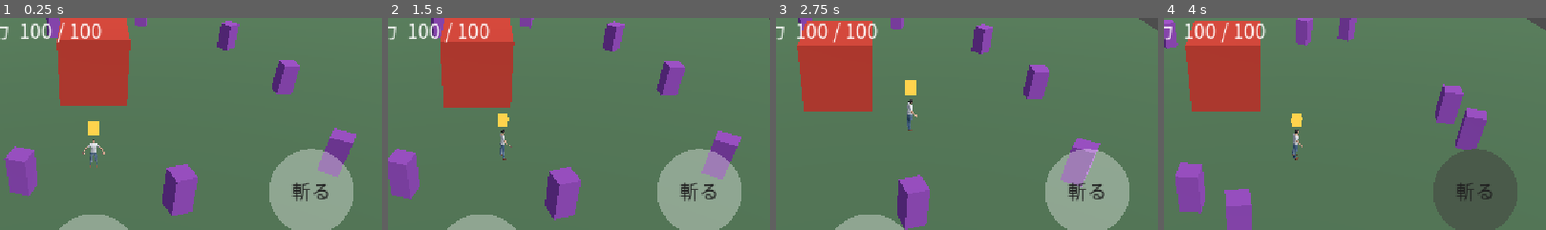
Above: before the commit, frames 1-4 (left to right).
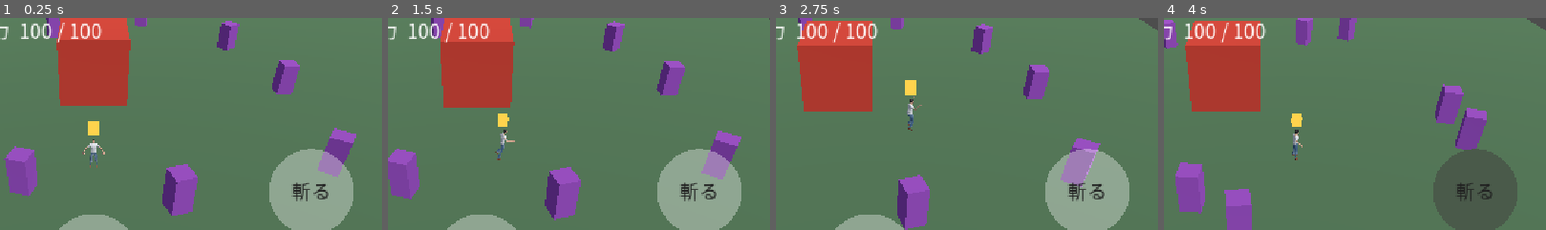
Above: after the commit, the same moments.

Repository: koyoy1016-gif/bigbusters-godot
Game: Godot game, scene res://scenes/prototype/stick_prototype.tscn
Same seed, same stepped clock (60 frames per second), same inputs: the game is played once before the commit and once after it. This scene is started directly instead of the project's main scene.
Inputs (mouse positions are % of the whole screen's width and height, from its top left):
- Up to frame 1 (0.25 s): no input
- Up to frame 2 (1.5 s): tap Enter at 0.5 s; move the mouse to (72, 44) at 0.52 s; tap 1 at 0.6 s; click (72, 44) at 0.67 s; drag from (30, 54) to (45, 70) at 1.27 s
- Up to frame 3 (2.75 s): move the mouse to (60, 27) at 2.02 s; tap 1 at 2.1 s; click (60, 27) at 2.17 s
- Up to frame 4 (4 s): drag from (45, 70) to (20, 34) at 2.77 s; move the mouse to (80, 65) at 3.52 s; tap 1 at 3.6 s; click (80, 65) at 3.67 s
The pictures show only the part of the screen within x 38-88%, y 14-64%; the shares and areas given below are measured in that part.

The runs differ from the first frame. In frame 1, less than 0.1% of the frame differs, in the area x 23-27%, y 61-65%; in frame 2, 0.2%, in the area x 28-34%, y 52-68%; in frame 3, 0.2%; in frame 4, less than 0.1%.

Commit message:
剣士の骨に、コードで動き（待ち・走る・ジャンプ・こうげき・たおれる）を付けた
Co-Authored-By: Claude Sonnet 5.5 <noreply@anthropic.com>
Claude-Session: https://claude.ai/code/session_01U5QjkxQPQVJ9bA9eQTVgJt

Diff:
--- a/data/characters.json
+++ b/data/characters.json
@@ -17,6 +17,7 @@
       "heads_tall": 7.5,
       "tri_budget": 15000,
       "model_scale": 0.6,
+      "procedural_anims": true,
       "animations": {
         "idle": "Idle",
         "run": "Run",
--- /dev/null
+++ b/data/procedural_anims.json
@@ -0,0 +1,53 @@
+{
+  "_memo": "MPFBの骨に、コードで動きを付ける数値。角度は度。前に振る向きがプラス。アニメ集（Quaternius）が入ったら、置き換える",
+  "fps": 30,
+  "idle": {
+    "seconds": 2.4,
+    "breath_deg": 1.5,
+    "arm_sway_deg": 2.5,
+    "head_deg": 1.5,
+    "knee_bend_deg": 4.0,
+    "root_bob": 0.006
+  },
+  "run": {
+    "seconds": 0.6,
+    "leg_deg": 42.0,
+    "knee_deg": 70.0,
+    "arm_deg": 45.0,
+    "elbow_deg": 70.0,
+    "lean_deg": 9.0,
+    "twist_deg": 8.0,
+    "root_bob": 0.035
+  },
+  "jump": {
+    "seconds": 0.8,
+    "hip_deg": 35.0,
+    "knee_deg": 55.0,
+    "arm_deg": 70.0,
+    "elbow_deg": 30.0,
+    "wobble_deg": 4.0,
+    "lean_deg": 4.0
+  },
+  "attack": {
+    "seconds": 0.5,
+    "windup_arm_deg": 165.0,
+    "swing_arm_deg": 25.0,
+    "elbow_deg": 35.0,
+    "twist_deg": 28.0,
+    "lean_deg": 14.0,
+    "off_arm_deg": -25.0,
+    "step_hip_deg": 28.0,
+    "lunge": 0.12,
+    "windup_end": 0.3,
+    "swing_end": 0.62
+  },
+  "death": {
+    "seconds": 1.1,
+    "fall_deg": 88.0,
+    "drop": 0.92,
+    "knee_deg": 25.0,
+    "arm_out_deg": 8.0,
+    "fall_start": 0.08,
+    "fall_end": 0.7
+  }
+}
--- a/scripts/characters/character_view.gd
+++ b/scripts/characters/character_view.gd
@@ -3,6 +3,7 @@
 ## モデルがなければ、何も出さない（呼び出し側が、箱のままにする）。
 
 const CharacterData := preload("res://scripts/characters/character_data.gd")
+const ProceduralAnims := preload("res://scripts/characters/procedural_anims.gd")
 
 var character: Dictionary = {}
 var model: Node = null
@@ -24,6 +25,8 @@
 	var s := float(def.get("model_scale", 1.0))
 	scale = Vector3.ONE * s
 	player = _find_player(model)
+	if player == null and bool(def.get("procedural_anims", false)):
+		player = ProceduralAnims.build_player(model, ProceduralAnims.load_config())
 	fix_materials(model, def)
 	return true
 
--- /dev/null
+++ b/scripts/characters/procedural_anims.gd
@@ -0,0 +1,219 @@
+extends RefCounted
+## MPFB（MakeHuman）の骨に、コードで動き（待ち・走る・ジャンプ・こうげき・たおれる）を付ける。
+## 数値は data/procedural_anims.json。外から動きの素材（Quaternius など）を入れるまでの、つなぎ。
+## 向きの決まり：モデルは +Z を向く。上は +Y。前に振る向きがプラスの角度。
+
+const CONFIG_PATH := "res://data/procedural_anims.json"
+const ANIM_NAMES := ["Idle", "Run", "Jump", "Sword_Attack", "Death"]
+## 動かす骨。どの動きにも全部の骨の道を入れる（別の動きに変えたとき、前の動きの姿勢が残らないように）
+const BONES := [
+	"root", "spine05", "spine03", "spine02", "neck01", "head",
+	"upperleg01.L", "lowerleg01.L", "upperleg01.R", "lowerleg01.R",
+	"upperarm01.L", "lowerarm01.L", "upperarm01.R", "lowerarm01.R",
+]
+
+
+static func load_config() -> Dictionary:
+	var f := FileAccess.open(CONFIG_PATH, FileAccess.READ)
+	if f == null:
+		return {}
+	var d = JSON.parse_string(f.get_as_text())
+	return d if d is Dictionary else {}
+
+
+## 前（+Z）へ a 度ふる回転（ぶらさがった手足なら、足先が前に出る）
+static func fwd(a: float) -> Basis:
+	return Basis(Vector3.RIGHT, -deg_to_rad(a))
+
+
+## 体（立った部分）を前にかたむける回転。前に振る fwd とは、向きが逆になる
+static func lean(a: float) -> Basis:
+	return Basis(Vector3.RIGHT, deg_to_rad(a))
+
+
+static func yaw(a: float) -> Basis:
+	return Basis(Vector3.UP, deg_to_rad(a))
+
+
+## なめらかな 0→1
+static func smooth(x: float) -> float:
+	var c := clampf(x, 0.0, 1.0)
+	return c * c * (3.0 - 2.0 * c)
+
+
+## ある時刻の姿勢。返すのは {"rot": {骨の名前: モデル空間の回転(Basis)}, "offset": Vector3（腰の位置のずれ）}
+static func pose_at(anim: String, t: float, cfg: Dictionary) -> Dictionary:
+	var rot := {}
+	var off := Vector3.ZERO
+	match anim:
+		"Idle":
+			var c: Dictionary = cfg["idle"]
+			var p := t / float(c["seconds"]) * TAU
+			var b := float(c["breath_deg"])
+			rot["spine03"] = fwd(sin(p) * b)
+			rot["neck01"] = fwd(-sin(p) * b * 0.5)
+			rot["head"] = yaw(sin(p * 0.5) * float(c["head_deg"]))
+			var sw := float(c["arm_sway_deg"])
+			rot["upperarm01.L"] = fwd(sin(p) * sw)
+			rot["upperarm01.R"] = fwd(-sin(p) * sw)
+			var kb := float(c["knee_bend_deg"])
+			rot["upperleg01.L"] = fwd(kb * 0.5)
+			rot["lowerleg01.L"] = fwd(-kb)
+			rot["upperleg01.R"] = fwd(kb * 0.5)
+			rot["lowerleg01.R"] = fwd(-kb)
+			off.y = -absf(kb) * 0.002 + sin(p) * float(c["root_bob"])
+		"Run":
+			var c: Dictionary = cfg["run"]
+			var p := t / float(c["seconds"]) * TAU
+			var leg := float(c["leg_deg"])
+			var knee := float(c["knee_deg"])
+			var arm := float(c["arm_deg"])
+			var elb := float(c["elbow_deg"])
+			rot["upperleg01.L"] = fwd(sin(p) * leg)
+			rot["upperleg01.R"] = fwd(-sin(p) * leg)
+			rot["lowerleg01.L"] = fwd(-knee * (0.15 + 0.85 * maxf(0.0, cos(p))))
+			rot["lowerleg01.R"] = fwd(-knee * (0.15 + 0.85 * maxf(0.0, -cos(p))))
+			rot["upperarm01.L"] = fwd(-sin(p) * arm)
+			rot["upperarm01.R"] = fwd(sin(p) * arm)
+			rot["lowerarm01.L"] = fwd(elb * (0.7 + 0.3 * sin(p)))
+			rot["lowerarm01.R"] = fwd(elb * (0.7 - 0.3 * sin(p)))
+			rot["spine05"] = lean(float(c["lean_deg"]))
+			rot["spine02"] = yaw(sin(p) * float(c["twist_deg"]))
+			off.y = cos(2.0 * p) * float(c["root_bob"])
+		"Jump":
+			var c: Dictionary = cfg["jump"]
+			var p := t / float(c["seconds"]) * TAU
+			var w := sin(p) * float(c["wobble_deg"])
+			rot["upperleg01.L"] = fwd(float(c["hip_deg"]) + w)
+			rot["upperleg01.R"] = fwd(float(c["hip_deg"]) * 0.5 - w)
+			rot["lowerleg01.L"] = fwd(-float(c["knee_deg"]))
+			rot["lowerleg01.R"] = fwd(-float(c["knee_deg"]) * 0.8)
+			rot["upperarm01.L"] = fwd(float(c["arm_deg"]) + w)
+			rot["upperarm01.R"] = fwd(float(c["arm_deg"]) - w)
+			rot["lowerarm01.L"] = fwd(float(c["elbow_deg"]))
+			rot["lowerarm01.R"] = fwd(float(c["elbow_deg"]))
+			rot["spine05"] = lean(float(c["lean_deg"]))
+		"Sword_Attack":
+			var c: Dictionary = cfg["attack"]
+			var u := t / float(c["seconds"])
+			var we := float(c["windup_end"])
+			var se := float(c["swing_end"])
+			var wind := smooth(u / we)
+			var swing := smooth((u - we) / (se - we))
+			var rec := smooth((u - se) / (1.0 - se))
+			# 右手：上にふりかぶる → 前へふりおろす → もどる
+			var arm := lerpf(0.0, float(c["windup_arm_deg"]), wind)
+			arm = lerpf(arm, float(c["swing_arm_deg"]), swing)
+			arm = lerpf(arm, 0.0, rec)
+			var elbow := float(c["elbow_deg"]) * (wind * (1.0 - swing) + swing * 0.5) * (1.0 - rec)
+			var tw := lerpf(0.0, -float(c["twist_deg"]), wind)
+			tw = lerpf(tw, float(c["twist_deg"]), swing)
+			tw = lerpf(tw, 0.0, rec)
+			var lean_a := lerpf(0.0, float(c["lean_deg"]), swing) * (1.0 - rec)
+			rot["upperarm01.R"] = fwd(arm)
+			rot["lowerarm01.R"] = fwd(elbow)
+			rot["upperarm01.L"] = fwd(float(c["off_arm_deg"]) * (swing * (1.0 - rec)))
+			rot["spine02"] = yaw(tw)
+			rot["spine05"] = lean(lean_a)
+			var step := float(c["step_hip_deg"]) * swing * (1.0 - rec)
+			rot["upperleg01.L"] = fwd(step)
+			rot["upperleg01.R"] = fwd(-step * 0.6)
+			rot["lowerleg01.R"] = fwd(-step * 0.5)
+			off.z = float(c["lunge"]) * swing * (1.0 - rec)
+		"Death":
+			var c: Dictionary = cfg["death"]
+			var u := t / float(c["seconds"])
+			var f := smooth((u - float(c["fall_start"])) / (float(c["fall_end"]) - float(c["fall_start"])))
+			rot["root"] = fwd(float(c["fall_deg"]) * f)
+			off.y = -float(c["drop"]) * f
+			rot["lowerleg01.L"] = fwd(-float(c["knee_deg"]) * f)
+			rot["lowerleg01.R"] = fwd(-float(c["knee_deg"]) * f * 0.6)
+			rot["upperarm01.L"] = fwd(float(c["arm_out_deg"]) * f)
+			rot["upperarm01.R"] = fwd(float(c["arm_out_deg"]) * f)
+	return {"rot": rot, "offset": off}
+
+
+## 骨のある場面（モデルの根）から、動きの入った AnimationPlayer を作る。骨がなければ null
+static func build_player(model: Node, cfg: Dictionary) -> AnimationPlayer:
+	var found := model.find_children("*", "Skeleton3D", true, false)
+	if found.is_empty() or cfg.is_empty():
+		return null
+	var sk := found[0] as Skeleton3D
+	if sk.find_bone("root") < 0 or sk.find_bone("upperleg01.L") < 0:
+		return null
+	var lib := AnimationLibrary.new()
+	for name in ANIM_NAMES:
+		lib.add_animation(name, _make_animation(model, sk, name, cfg))
+	var player := AnimationPlayer.new()
+	player.name = "ProceduralAnimationPlayer"
+	model.add_child(player)
+	player.root_node = NodePath("..")
+	player.add_animation_library("", lib)
+	return player
+
+
+## スケルトンの節（node）から、モデルの根までの変換（モデルの根の空間 → 骨の空間の変換に使う）
+static func _skeleton_to_model(model: Node, sk: Skeleton3D) -> Transform3D:
+	var t := Transform3D.IDENTITY
+	var n: Node = sk
+	while n != null and n != model:
+		if n is Node3D:
+			t = (n as Node3D).transform * t
+		n = n.get_parent()
+	return t
+
+
+static func _make_animation(model: Node, sk: Skeleton3D, anim_name: String, cfg: Dictionary) -> Animation:
+	var fps := float(cfg.get("fps", 30))
+	var key: String = {"Idle": "idle", "Run": "run", "Jump": "jump", "Sword_Attack": "attack", "Death": "death"}[anim_name]
+	var seconds := float(cfg[key]["seconds"])
+	var looping: bool = anim_name in ["Idle", "Run", "Jump"]
+	var anim := Animation.new()
+	anim.length = seconds
+	anim.loop_mode = Animation.LOOP_LINEAR if looping else Animation.LOOP_NONE
+	var skel_path := model.get_path_to(sk)
+	var s2m := _skeleton_to_model(model, sk)
+	var m2s_basis := s2m.basis.inverse()
+	var count := sk.get_bone_count()
+	var touched := {}  # 骨の番号 → 回転の道の番号
+	var pos_track := -1
+	var frames := int(round(seconds * fps))
+	for fi in frames + 1:
+		var t := minf(fi / fps, seconds)
+		var pose := pose_at(anim_name, t if not (looping and fi == frames) else 0.0, cfg)
+		var rot: Dictionary = pose["rot"]
+		for bn in BONES:
+			if not rot.has(bn):
+				rot[bn] = Basis.IDENTITY
+		var offset: Vector3 = m2s_basis * (pose["offset"] as Vector3)
+		var delta_by_bone := {}
+		for bn in rot:
+			var bi := sk.find_bone(bn)
+			if bi >= 0:
+				# モデル空間の回転 d を、骨の空間へ：S^-1 d S
+				delta_by_bone[bi] = m2s_basis * (rot[bn] as Basis) * s2m.basis
+		var globals: Array[Transform3D] = []
+		globals.resize(count)
+		for i in count:
+			var rest := sk.get_bone_rest(i)
+			var p := sk.get_bone_parent(i)
+			var g: Transform3D = rest if p < 0 else globals[p] * rest
+			if p < 0:
+				g.origin += offset
+			if delta_by_bone.has(i):
+				g.basis = (delta_by_bone[i] as Basis) * g.basis
+			globals[i] = g
+			if delta_by_bone.has(i) or p < 0:
+				var local: Transform3D = g if p < 0 else globals[p].affine_inverse() * g
+				if delta_by_bone.has(i):
+					if not touched.has(i):
+						var tr := anim.add_track(Animation.TYPE_ROTATION_3D)
+						anim.track_set_path(tr, NodePath(str(skel_path) + ":" + sk.get_bone_name(i)))
+						touched[i] = tr
+					anim.rotation_track_insert_key(touched[i], t, local.basis.get_rotation_quaternion())
+				if p < 0:
+					if pos_track < 0:
+						pos_track = anim.add_track(Animation.TYPE_POSITION_3D)
+						anim.track_set_path(pos_track, NodePath(str(skel_path) + ":" + sk.get_bone_name(i)))
+					anim.position_track_insert_key(pos_track, t, local.origin)
+	return anim
--- /dev/null
+++ b/tests/test_procedural_anims.gd
@@ -0,0 +1,101 @@
+extends SceneTree
+## 実行: godot --headless --path . --script res://tests/test_procedural_anims.gd
+## 剣士の骨に付けた、コードの動き（procedural_anims.gd）を確かめる。足や手の位置を、実際の骨から読む。
+
+const PA := preload("res://scripts/characters/procedural_anims.gd")
+const CharacterData := preload("res://scripts/characters/character_data.gd")
+const CharacterView := preload("res://scripts/characters/character_view.gd")
+
+var failures := 0
+
+
+func check(cond: bool, msg: String) -> void:
+	if cond:
+		print("OK   ", msg)
+	else:
+		print("FAIL ", msg)
+		failures += 1
+
+
+func bone_pos(sk: Skeleton3D, bone: String) -> Vector3:
+	return sk.get_bone_global_pose(sk.find_bone(bone)).origin
+
+
+func at(player: AnimationPlayer, sk: Skeleton3D, anim: String, t: float) -> void:
+	player.play(anim)
+	player.pause()
+	player.seek(t, true)
+	await process_frame
+	await process_frame
+	sk.force_update_all_bone_transforms()
+
+
+func _initialize() -> void:
+	var cfg := CharacterData.load_config()
+	var hero := CharacterData.find(cfg, str(cfg["player_character"]))
+	check(bool(hero.get("procedural_anims", false)), "剣士は、コードの動きを使う設定")
+	var view := CharacterView.new()
+	root.add_child(view)
+	check(view.setup(hero), "剣士を読み込める")
+	var player := view.player
+	check(player != null, "動きの入った AnimationPlayer がある")
+	var an := CharacterData.load_config()["animations"] if false else hero["animations"] as Dictionary
+	for action in an:
+		check(player.has_animation(str(an[action])), "動作 " + str(action) + " のアニメ（" + str(an[action]) + "）がある")
+	var sk := view.model.find_children("*", "Skeleton3D", true, false)[0] as Skeleton3D
+	check(player.get_animation("Run").loop_mode == Animation.LOOP_LINEAR, "走るは、くり返す")
+	check(player.get_animation("Death").loop_mode == Animation.LOOP_NONE, "たおれるは、1回だけ")
+
+	# 走る：左右の足が、前後に逆に振れる
+	await at(player, sk, "Run", 0.15)
+	var fl := bone_pos(sk, "foot.L").z
+	var fr := bone_pos(sk, "foot.R").z
+	check(absf(fl - fr) > 0.3, "走ると、両足が前後に開く：" + str(snappedf(fl - fr, 0.01)))
+	await at(player, sk, "Run", 0.45)
+	var fl2 := bone_pos(sk, "foot.L").z
+	check((fl - fr) * (fl2 - bone_pos(sk, "foot.R").z) < 0.0, "半周すると、前後が入れ替わる")
+	# 前にかたむく（頭が腰より前）
+	check(bone_pos(sk, "head").z > bone_pos(sk, "root").z, "走ると、体が前（+Z）にかたむく")
+
+	# 待ち：ほぼ立ったまま、頭が高い
+	await at(player, sk, "Idle", 0.0)
+	var head_y := bone_pos(sk, "head").y
+	check(head_y > 1.5, "待ちのとき、頭は高い位置：" + str(snappedf(head_y, 0.01)))
+	await at(player, sk, "Idle", 2.4)
+	check(bone_pos(sk, "head").distance_to(Vector3(bone_pos(sk, "head"))) < 0.001, "待ちの最後の姿勢は、最初とほぼ同じ")
+
+	# ジャンプ：ひざが曲がり、足が持ち上がる
+	await at(player, sk, "Idle", 0.0)
+	var foot_idle := bone_pos(sk, "foot.L")
+	await at(player, sk, "Jump", 0.2)
+	check(bone_pos(sk, "foot.L").y > foot_idle.y + 0.05, "ジャンプでは、足が持ち上がる")
+
+	# こうげき：右手が、ふりかぶりで頭より高く、ふりおろしで前に出る
+	await at(player, sk, "Sword_Attack", 0.14)
+	var hand_up := bone_pos(sk, "wrist.R")
+	check(hand_up.y > bone_pos(sk, "head").y - 0.1, "ふりかぶりで、右手が頭の高さまで上がる：" + str(snappedf(hand_up.y, 0.01)))
+	await at(player, sk, "Sword_Attack", 0.4)
+	var hand_fwd := bone_pos(sk, "wrist.R")
+	check(hand_fwd.z > bone_pos(sk, "root").z + 0.2, "ふりおろしで、右手が前に出る")
+	await at(player, sk, "Sword_Attack", 0.5)
+	await at(player, sk, "Idle", 0.0)
+	check(bone_pos(sk, "head").y > 1.5 and absf(bone_pos(sk, "head").x) < 0.2, "こうげきのあとに待ちへ戻ると、元の姿勢に戻る（姿勢が残らない）")
+
+	# たおれる：横になって、低い
+	await at(player, sk, "Death", 1.0)
+	var top := 0.0
+	for i in sk.get_bone_count():
+		top = maxf(top, sk.get_bone_global_pose(i).origin.y)
+	check(top < 0.8, "たおれたあとは、全部の骨が低い（立つと約1.8）：" + str(snappedf(top, 0.01)))
+	await at(player, sk, "Death", 0.0)
+	await at(player, sk, "Run", 0.0)
+	check(bone_pos(sk, "head").y > 1.5, "たおれる→走るで、姿勢が残らない")
+
+	# データ：全部の動きに全部の骨の道がある
+	for a in ["Idle", "Run", "Jump", "Sword_Attack", "Death"]:
+		var anim := player.get_animation(a)
+		check(anim.get_track_count() >= PA.BONES.size(), a + " に、全部の骨の道がある：" + str(anim.get_track_count()))
+	# 設定が壊れていても、落ちない
+	check(PA.build_player(view.model, {}) == null, "設定が空なら、何も作らない")
+	print("失敗: ", failures)
+	quit(1 if failures > 0 else 0)
Not shown, changed: NOTES.md
